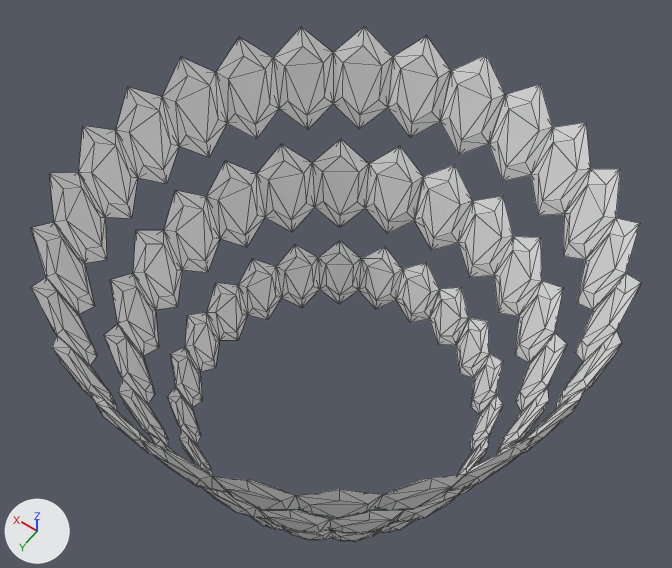
An edit to the glTF model glb_imports/Polyp.glb, drawn before and after from the same camera.
One viewpoint serves both versions: a 50 mm lens placed at (-3.61, 5.05, 11.13), pointed at (0.22, -0.31, 2.7). Lighting does not change. The marker at lower left points along +X, +Y and +Z. The picture after the commit comes second. Mesh edges are drawn as thin lines. Vertices at exactly the same position are counted once.

Names of what the first picture shows: 'HexRing0', 'HexRing1', 'HexRing2'.
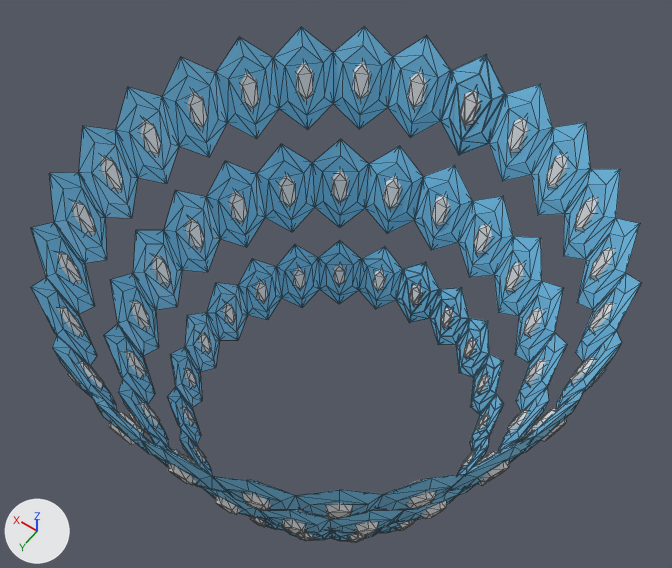
The change, as a list of edits to the scene's bpy script:
```text
Add mat_lilcrystal:
    mat_lilcrystal = principled_material('LilCrystal')
    mat_lilcrystal.base_color = (0.8, 0.8, 0.8)  # white #e7e7e7
Add mat_bigcrystal:
    mat_bigcrystal = principled_material('BigCrystal')
    mat_bigcrystal.base_color = (0.175, 0.527, 0.8)  # blue #74c0e7
Change me_cube:
    used by ob_hexring2; location = (0.0, 0.0, 3.7)
    remove me_cube.from_pydata(...)  # 424 vertices, 800 faces; spans x -2.95..2.95, y -2.96..2.94, z -0.65..0.65
    add me_cube.from_pydata(...)  # 906 vertices, 1664 faces; spans x -2.95..2.95, y -2.96..2.94, z -0.65..0.65
    me_cube part 1: 2 vertices moved within x 0.01, y -2.96..-2.95, z 0.42..0.65; 4 vertices removed from x 0.23..0.37, y -2.88..-2.67, z -0.21..0.33; 486 vertices added at x -2.91..2.92, y -2.96..2.9, z -0.65..0.65
    me_cube part 2: 765 faces spanning x -2.95..2.95, y -2.96..2.94, z -0.65..0.65 switch from no material to mat_bigcrystal (blue #74c0e7)
    add me_cube.materials.append(mat_lilcrystal)  # white #e7e7e7
Change me_cube_005:
    used by ob_hexring1; location = (0.0, 0.0, 2.3)
    remove me_cube_005.from_pydata(...)  # 356 vertices, 672 faces; spans x -2.52..2.52, y -2.53..2.5, z -0.65..0.65
    add me_cube_005.from_pydata(...)  # 734 vertices, 1344 faces; spans x -2.52..2.52, y -2.53..2.5, z -0.65..0.65
    me_cube_005 part 3: 378 vertices added at x -2.49..2.49, y -2.5..2.47, z -0.32..0.32
    me_cube_005 part 4: 672 faces spanning x -2.52..2.52, y -2.53..2.5, z -0.65..0.65 switch from no material to mat_bigcrystal (blue #74c0e7)
    add me_cube_005.materials.append(mat_lilcrystal)  # white #e7e7e7
Change me_cube_006:
    used by ob_hexring0; location = (0.0, 0.0, 1.0)
    remove me_cube_006.from_pydata(...)  # 366 vertices, 672 faces; spans x -2.05..2.05, y -2.06..2.03, z -0.53..0.53
    add me_cube_006.from_pydata(...)  # 1132 vertices, 2112 faces; spans x -2.05..2.05, y -2.06..2.03, z -0.53..0.53
    me_cube_006 part 5: 5 vertices moved within x -1.69..0.27, y -1.82..-0.64, z -0.53..0.19; 17 vertices removed from x 0.29..1.98, y -1.96..1.89, z -0.26..0.26; 765 vertices added at x -2.05..2.01, y -2.06..2.03, z -0.53..0.53
    me_cube_006 part 6: 548 faces spanning x -2.05..2.05, y -2.06..2.03, z -0.53..0.53 switch from no material to mat_bigcrystal (blue #74c0e7)
    other edits to the shape of me_cube_006 do not show in these pictures
    add me_cube_006.materials.append(mat_lilcrystal)  # white #e7e7e7
```

What differs and where, as boxes [x1, y1, x2, y2] in the pictures (672 x 568 px):
'HexRing2', reshaped: before [31, 26, 641, 518]; after [31, 26, 641, 519]
'HexRing1', reshaped: before [104, 139, 567, 534]; after [104, 139, 567, 535]
'HexRing0', reshaped: before [167, 241, 503, 541]; after [167, 241, 503, 542]
part 1 of me_cube, built on: before [427, 37, 505, 155]; after [57, 55, 614, 519]
part 2 of me_cube, recoloured (white to blue): [31, 26, 641, 517] in both
part 3 of me_cube_005, added: after [125, 169, 546, 535]
part 4 of me_cube_005, recoloured (white to blue): [104, 139, 567, 533] in both
part 5 of me_cube_006, built on: before [167, 241, 489, 477]; after [182, 262, 503, 542]
part 6 of me_cube_006, recoloured: [167, 241, 503, 541] in both
